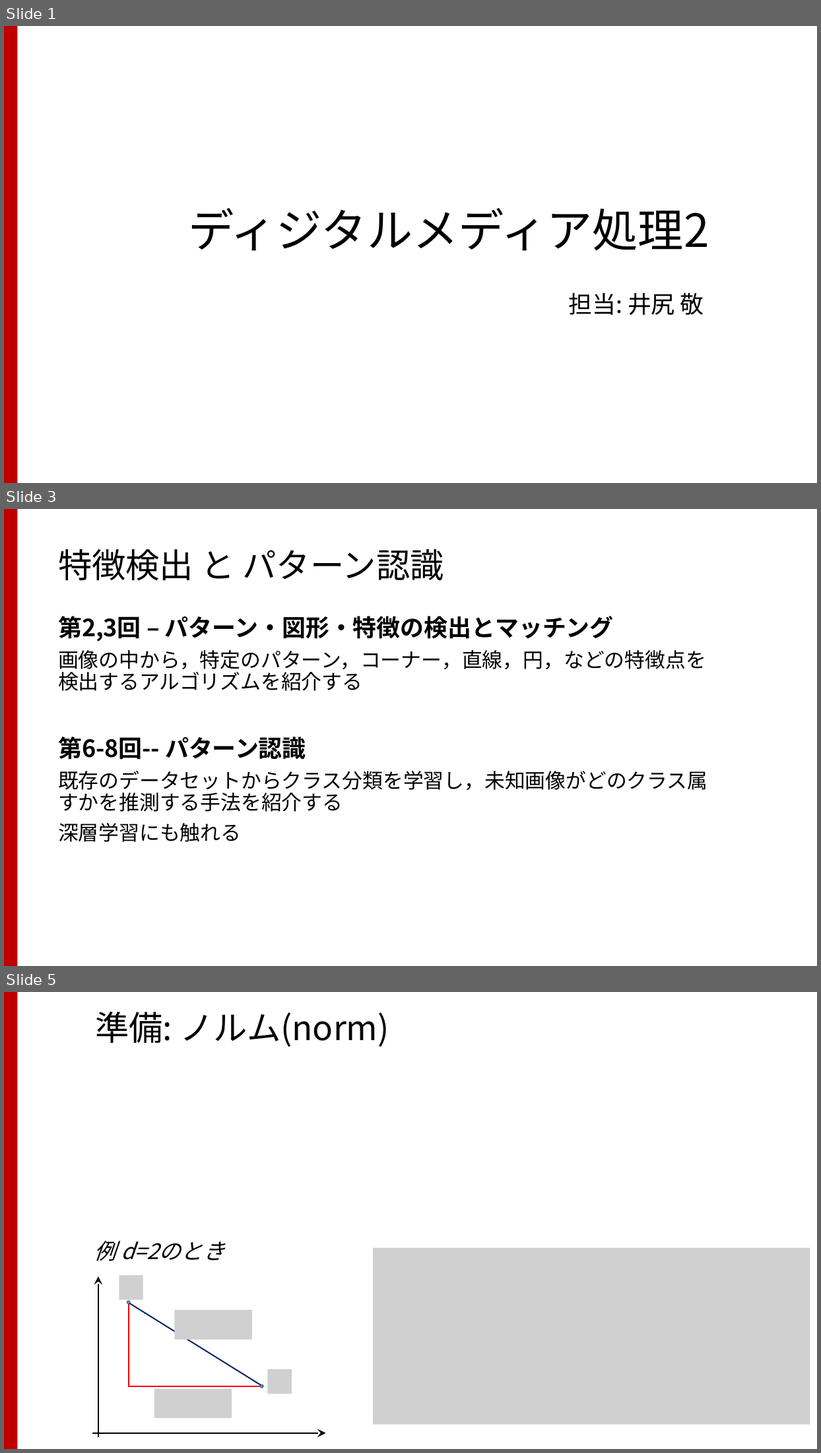
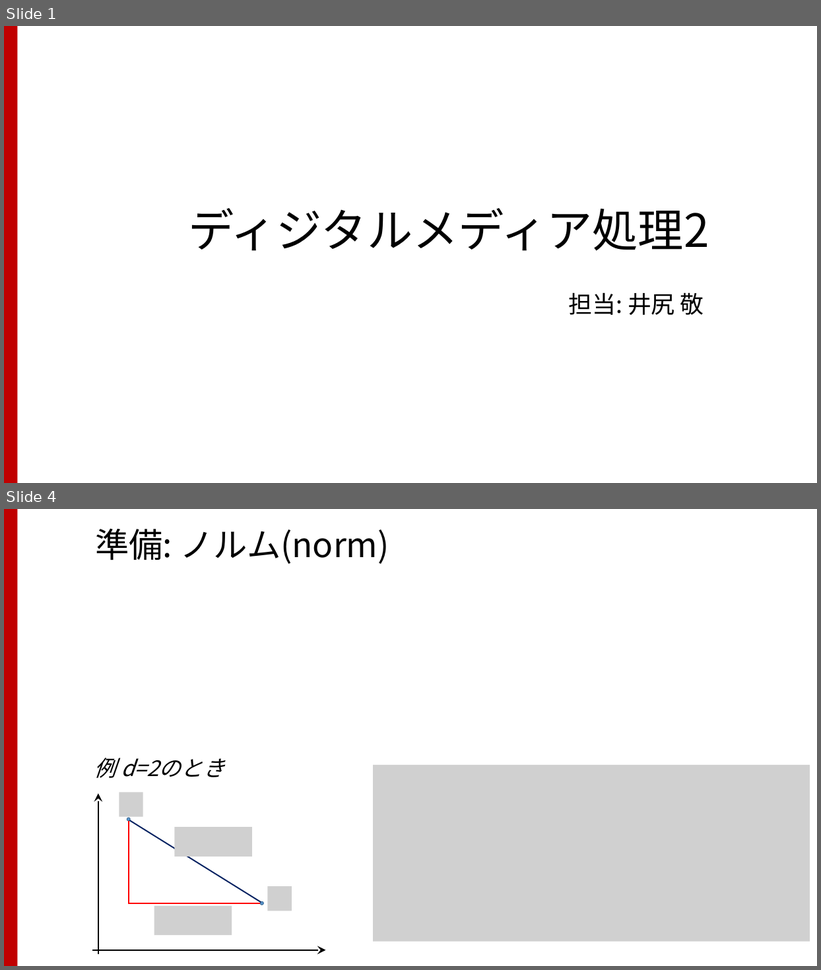
Before and after one commit to TakashiIjiri/TakashiIjiri.github.io, a slide deck: classes/dm2020_2/dm1.pptx. Shown one above the other, each under a label of ours: slides 1, 3 and 5 before the commit, slides 1 and 4 after it; the slides between them are not shown. The pictures are 821x1453 and 821x970 pixels, drawn with LibreOffice and Linux fonts; fonts in the diff are those of the drawing; grey boxes stand for pictures. Boxes give left, top, right and bottom in pixels: in the first picture for what was removed or moved away, otherwise in the second. Text is boxed around its words. In the diff, an @@ line names an element or a change of style, - is before the commit and + after.

```diff
--- a/classes/dm2020_2/dm1.pptx
+++ b/classes/dm2020_2/dm1.pptx
@@ slide 3 removed at (4,509,817,966), background #FFFFFF; not listed: 1 template element that a slide beside it also shows @@
@@ title removed at (58,549,444,581) @@
-特徴検出 と パターン認識
@@ text removed at (58,616,708,842) @@
-第2,3回 – パターン・図形・特徴の検出とマッチング
-画像の中から，特定のパターン，コーナー，直線，円，などの特徴点を検出するアルゴリズムを紹介する
-第6-8回-- パターン認識
-既存のデータセットからクラス分類を学習し，未知画像がどのクラス属すかを推測する手法を紹介する
-深層学習にも触れる
@@ what was slide 5 is now slide 4 @@
```
Also in this commit, not shown: 5 slides changed, 4 slides added, 5 other slides removed, 10 other files.
